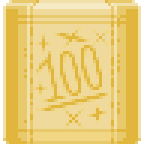
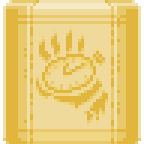
Layer changes from the first 144×144 image to the second:
added layer "Pasted Layer #1" above "Ending 04" over box(36, 27, 108, 126)
hid "Ending 04" over box(33, 27, 108, 129)
